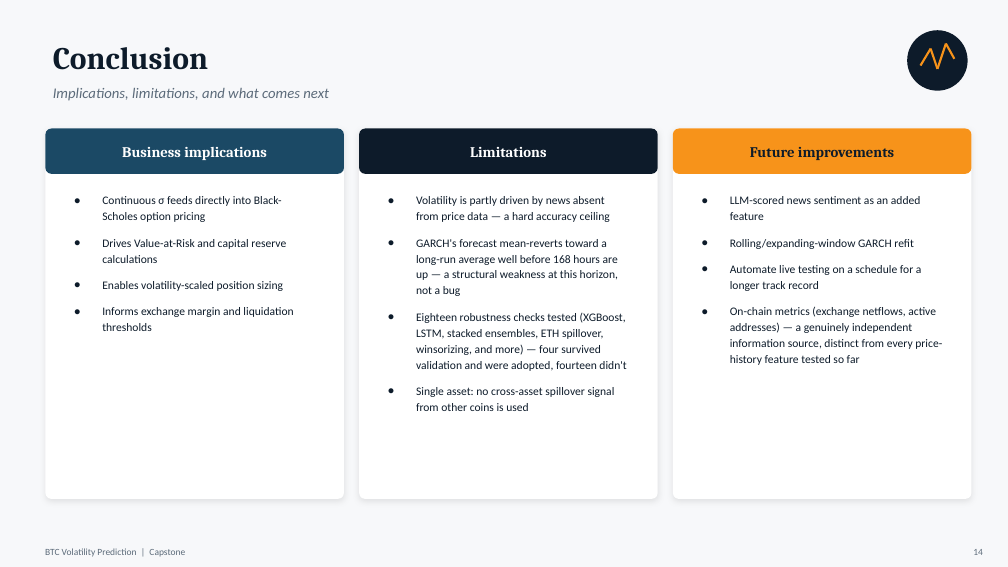
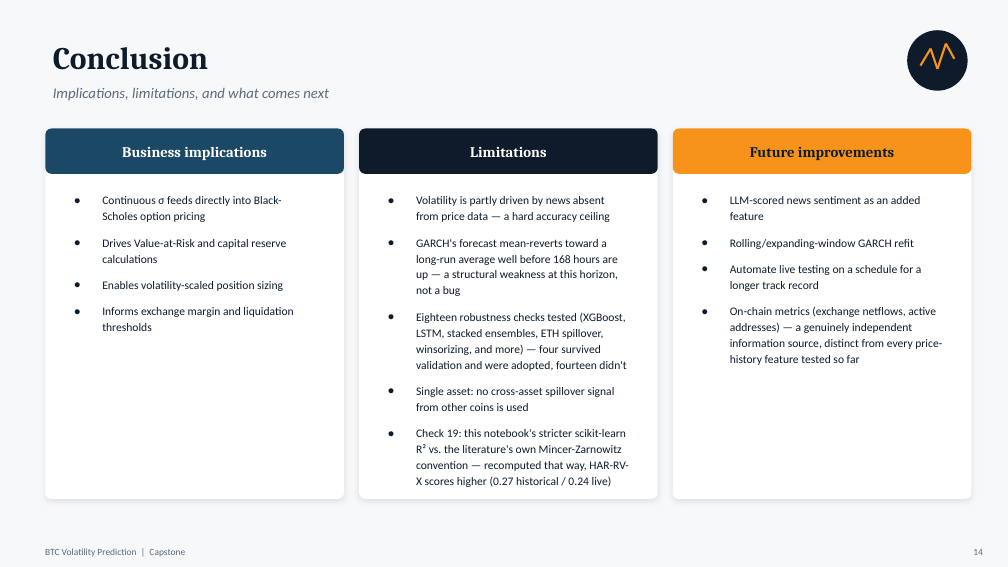
Before and after one commit to mhejairi10/bitcoin-volatility-prediction, a slide deck: slide 14 of presentation/capstone-btc-volatility.pptx. Drawn at 1008x567 pixels with LibreOffice and Linux fonts; fonts in the diff are those of the drawing. Boxes give left, top, right and bottom in pixels: in the first picture for what was removed or moved away, otherwise in the second. Text is boxed around its words. In the diff, an @@ line names an element or a change of style, - is before the commit and + after.

Commit message:
Propagate Check 19 (Mincer-Zarnowitz R² diagnostic) into report and deck
Report: new paragraph in Section 7.6 documenting the check, plus a
cross-reference from Section 8.1's R² discussion. Deck: new Limitations
bullet on slide 14 noting this notebook's R² is scikit-learn's stricter
convention, and that the literature's own Mincer-Zarnowitz convention
scores the same model higher (0.27 historical / 0.24 live).

```diff
--- a/presentation/capstone-btc-volatility.pptx
+++ b/presentation/capstone-btc-volatility.pptx
@@ text at <box>416,429,628,487</box>: paragraph added @@
+● Check 19: this notebook's stricter scikit-learn R² vs. the literature's own Mincer-Zarnowitz convention — recomputed that way, HAR-RV-X scores higher (0.27 historical / 0.24 live)
```
Also in this commit, not shown: 2 other files.
